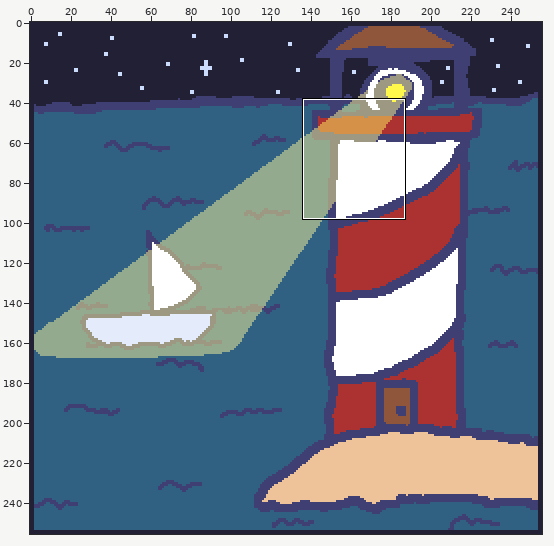
Two states of a pixel-art file, Assets/UI-UX/404_lighthouse.aseprite. Above: a wide view before the commit, with the close-up outlined.
Close-up. The starting point:
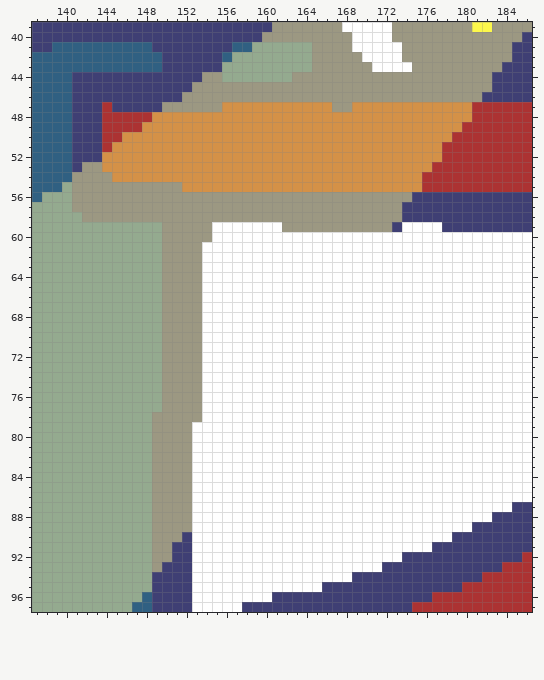
256x256 pixels, 1 frame. Shown: x 137..186, y 39..97.
The result:
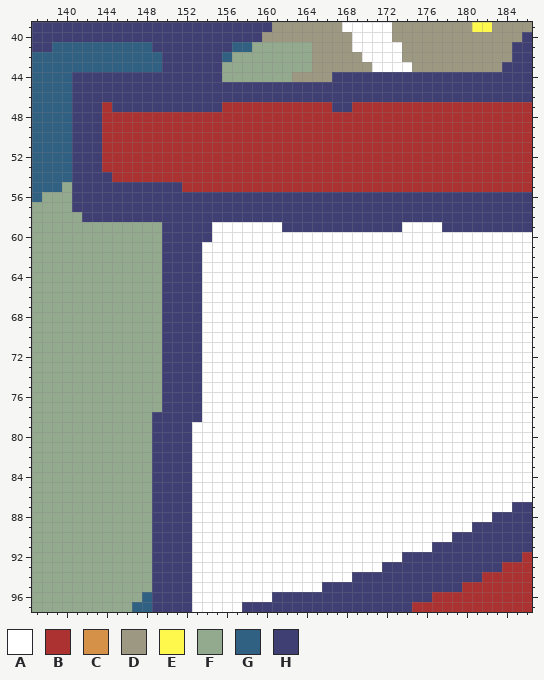
Palette (. is transparent): A #ffffff  B #ac3232  C #d49147  D #9c9882  E #fdf84b  F #94aa8f  G #306082  H #3f3f74
What changed:
Layer "Layer 3":
The edit turns colour C into colour B in row 47 at x 156 to 166 and 169 to 180; in row 48 at x 149 to 180; in row 49 at x 148 to 179; in row 50 at x 146 to 178; in row 51 at x 145 to 177; in row 52 at x 144 to 177.
The edit turns colour C into colour B in row 53 at x 144 to 176; in row 54 at x 145 to 175; in row 55 at x 152 to 175.
The edit turns colour D into colour H in row 44 at x 154 to 155 and 167 to 182; in row 45 at x 153 to 182; in row 46 at x 152 to 181; in row 47 at x 150 to 155 and 167 to 168; in row 53 at x 142 to 143; in row 54 at x 141 to 144.
The edit turns colour D into colour H in row 55 at x 141 to 151; in row 56 at x 141 to 174; in row 57 at x 141 to 173; in row 58 at x 142 to 173; in row 59 at x 150 to 154 and 162 to 172; in row 60 at x 150 to 154.
The edit turns colour D into colour H in rows 61 to 77 at x 150 to 153; in row 78 at x 149 to 153; in rows 79 to 89 at x 149 to 152; in row 90 at x 149 to 151; in rows 91 to 92 at x 149 to 150; in row 93 at x 149.
Where, in picture pixels (left, top, right, bottom), the same in both close-ups:
changed: (72, 72, 492, 572)
